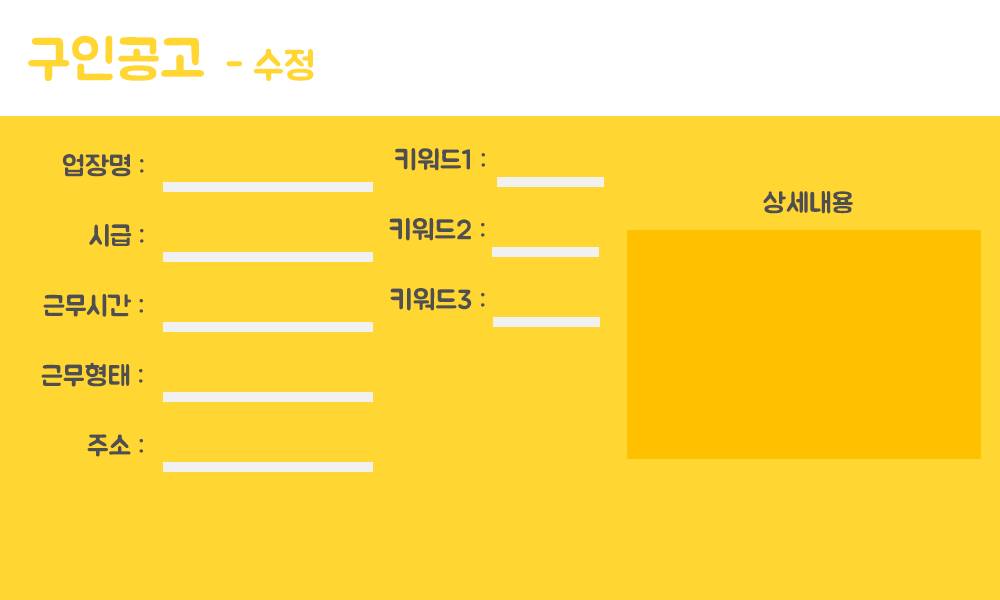
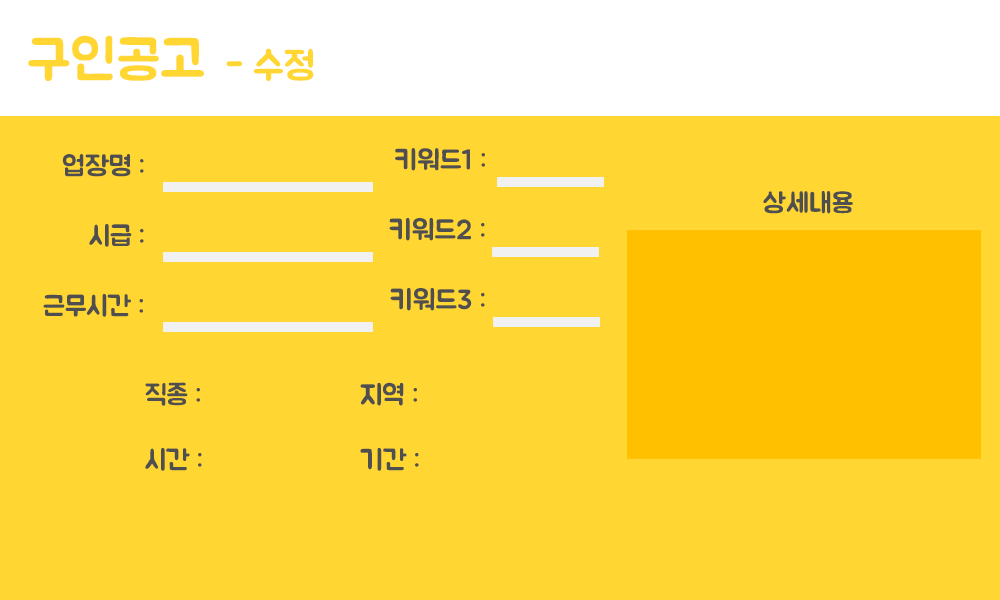
Two versions of the same layered image (1000px x 600px). Layer-by-layer changes:
added layer "기간 :" above "시간 :" over [360, 448, 419, 471]
added layer "시간 :" above "지역 :" over [145, 448, 202, 471]
renamed "주소 :" to "지역 :", painted on it over [87, 382, 417, 457]
renamed "근무형태 :" to "직종 :", painted on it over [41, 362, 200, 406]
removed layer "배경 사본 4" over [163, 462, 373, 472]
removed layer "배경 사본 3" over [163, 392, 373, 402]
